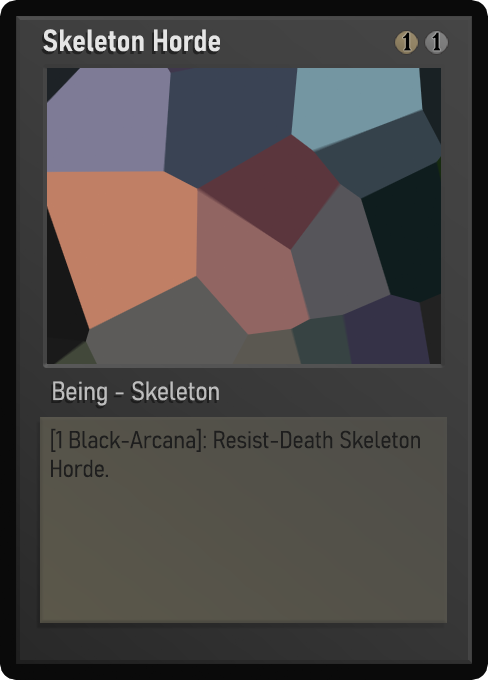
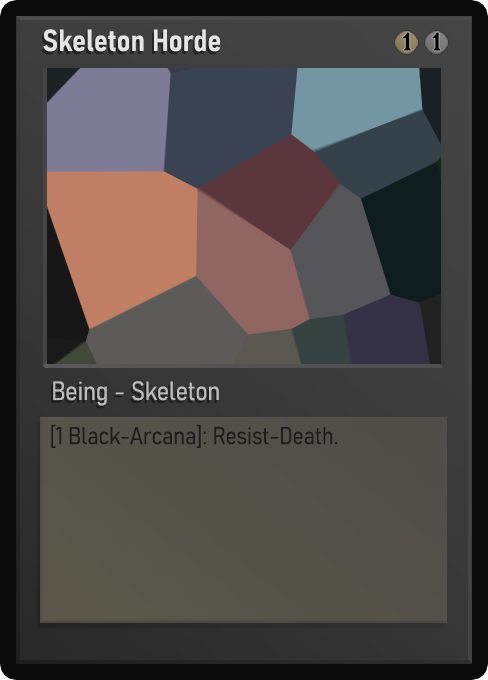
Layered file, before and after one edit (488×680). Changes by layer:
painted on "Desc_norm" over [51, 424, 420, 478]
